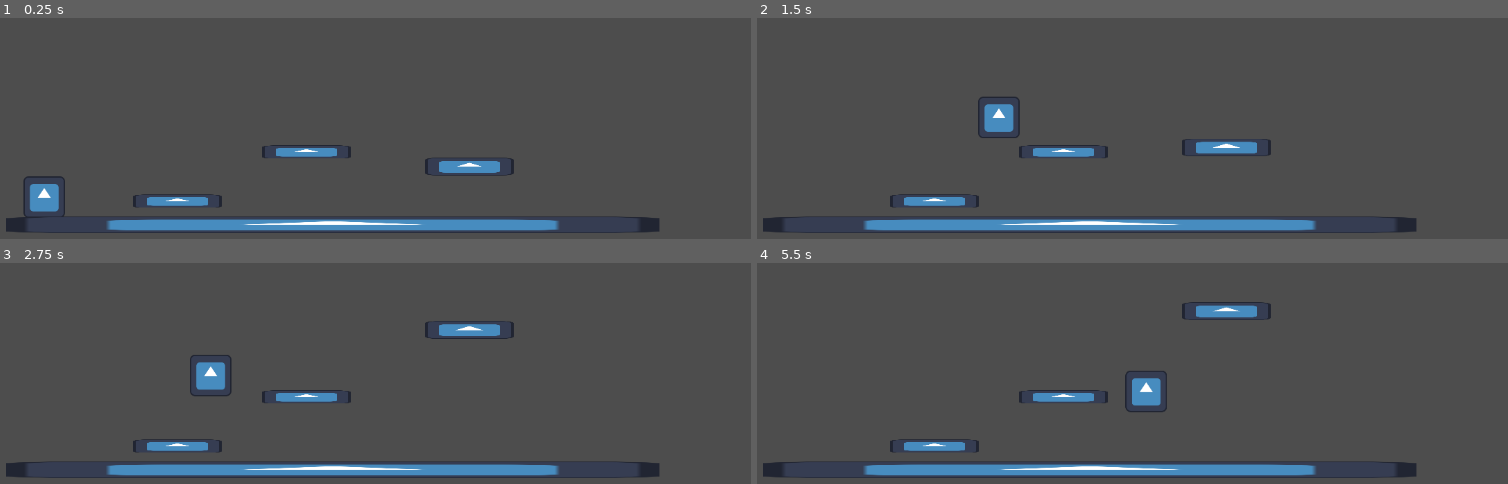
Above: before the commit, frames 1-4 (two rows, left to right).
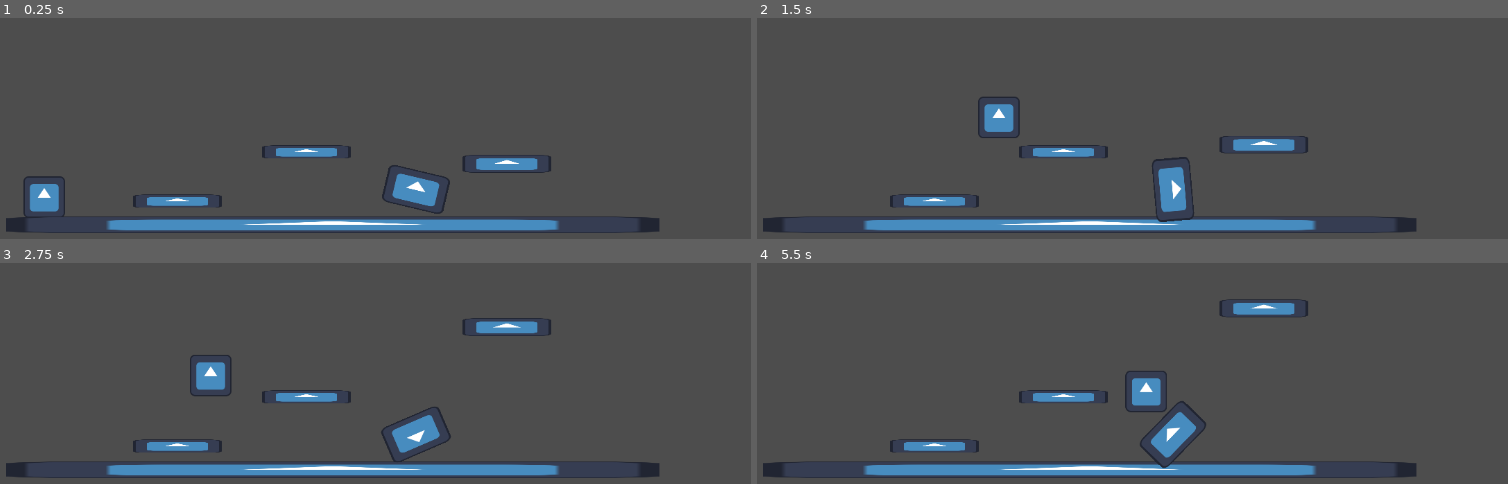
Above: after the commit, the same moments.

Repository: DecianDev365/Little-Locksmith-Game
Game: Godot game, scene res://main.tscn
Two runs of this game, one before a commit and one after it. Both use one fixed random seed, a clock stepped at 60 frames per second and the inputs below. The engine's default icon, where the game draws it, is replaced by a stand-in: a white triangle on a blue panel in a dark square.
Inputs:
- Up to frame 1 (0.25 s): no input
- Up to frame 2 (1.5 s): tap Enter (ui_accept) at 0.5, 0.77 s; hold Right (ui_right) from 0.53 s (still down)
- Up to frame 3 (2.75 s): tap Enter (ui_accept) at 1.52 s; release Right (ui_right) at 2.03 s; hold Left (ui_left) from 2.03 s (still down)
- Up to frame 4 (5.5 s): release Left (ui_left) at 2.78 s; hold Right (ui_right) 2.78-4.28 s; tap Enter (ui_accept) at 3.02, 3.77, 4.52 s; hold Left (ui_left) 4.28-5.03 s; hold Right (ui_right) from 5.03 s (still down)

The runs differ from the first frame. In frame 1, 1.7% of the frame differs, in the area x 50-74%, y 61-89%; in frame 2, 1.8%; in frame 3, 1.7%; in frame 4, 1.8%, in the area x 50-74%, y 16-93%.

Commit message:
Changed the position of the rotatin object

Diff:
--- a/a-lock's-little-locksmith/main.tscn
+++ b/a-lock's-little-locksmith/main.tscn
@@ -3,6 +3,7 @@
 [ext_resource type="Script" uid="uid://bwv8ct7kba3cs" path="res://character_body_2d.gd" id="1_0xm2m"]
 [ext_resource type="Texture2D" uid="uid://c8lmbpp55c1cn" path="res://icon.svg" id="2_h2yge"]
 [ext_resource type="Script" uid="uid://umgdiqj8bpgb" path="res://moving_platform.gd" id="3_h2yge"]
+[ext_resource type="Script" uid="uid://08dw45q1rhpb" path="res://rotating_platform.gd" id="4_1bvp3"]
 
 [sub_resource type="RectangleShape2D" id="RectangleShape2D_1bvp3"]
 size = Vector2(57, 56.5)
@@ -14,7 +15,10 @@
 size = Vector2(135, 26)
 
 [sub_resource type="RectangleShape2D" id="RectangleShape2D_7mycd"]
-size = Vector2(118.5, 28)
+size = Vector2(118.5, 23)
+
+[sub_resource type="RectangleShape2D" id="RectangleShape2D_272bh"]
+size = Vector2(84.25, 49)
 
 [node name="Main" type="Node2D" unique_id=671246143]
 
@@ -67,10 +71,21 @@
 script = ExtResource("3_h2yge")
 
 [node name="Sprite2D" type="Sprite2D" parent="moving_platform" unique_id=866201926]
-position = Vector2(746, 321.00003)
+position = Vector2(800, 317)
 scale = Vector2(1, 0.19921845)
 texture = ExtResource("2_h2yge")
 
 [node name="CollisionShape2D" type="CollisionShape2D" parent="moving_platform" unique_id=664797217]
-position = Vector2(742.75, 319)
+position = Vector2(797, 316.5)
 shape = SubResource("RectangleShape2D_7mycd")
+
+[node name="Rotating platform" type="AnimatableBody2D" parent="." unique_id=1849624438]
+position = Vector2(669, 399)
+script = ExtResource("4_1bvp3")
+
+[node name="Sprite2D" type="Sprite2D" parent="Rotating platform" unique_id=221148595]
+scale = Vector2(0.7109375, 0.4296875)
+texture = ExtResource("2_h2yge")
+
+[node name="CollisionShape2D" type="CollisionShape2D" parent="Rotating platform" unique_id=1408131637]
+shape = SubResource("RectangleShape2D_272bh")
--- /dev/null
+++ b/a-lock's-little-locksmith/rotating_platform.gd
@@ -0,0 +1,5 @@
+extends AnimatableBody2D
+
+@export var rotation_speed : float = 1.0
+func _physics_process(delta: float) -> void:
+	rotation += rotation_speed * delta
Not shown, added: a-lock's-little-locksmith/rotating_platform.gd.uid
Not shown, added: .DS_Store
